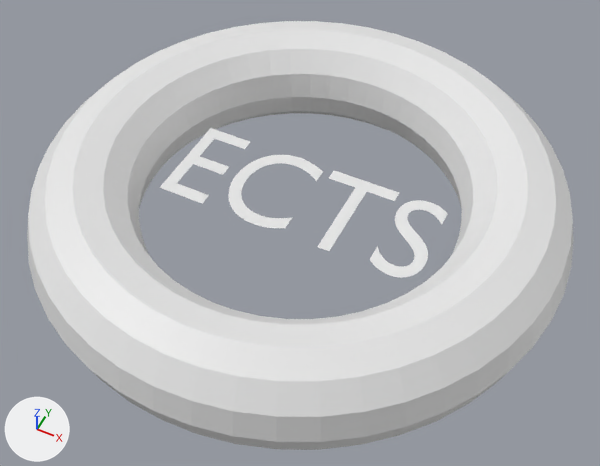
Renders of the FBX model ECTSSpinner/Assets/ECTS.fbx from each side of a commit.
One viewpoint serves both versions: a 50 mm lens placed at (1.22, -2.43, 2.8), pointed at (0.05, -0.11, -0.11). Every picture has the same lights, and +X, +Y and +Z are marked at lower left.

Objects in the first picture: 'ECTS', 'Torus'.
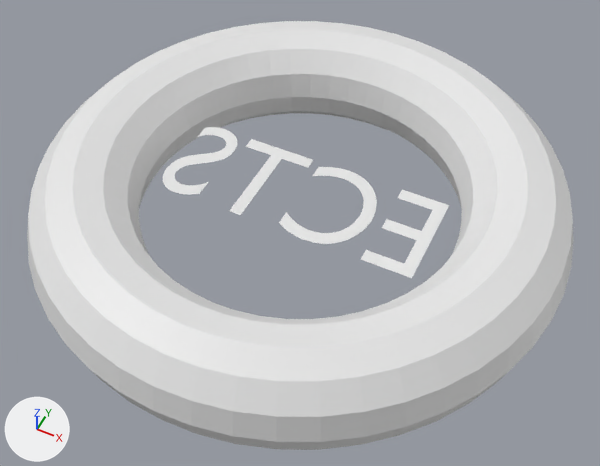
The newer file is also turned or shifted as a whole; pictures and numbers use the older file's frame.

Patch to the scene script:
```diff
--- a/ECTSSpinner/Assets/ECTS.fbx.py
+++ b/ECTSSpinner/Assets/ECTS.fbx.py
@@ ob_ects @@
 ob_ects = bpy.data.objects.new('ECTS', me_ects)
-ob_ects.location = (-0.676, -0.233, 0.0)
+ob_ects.location = (0.694, -0.238, 0.034)
+ob_ects.rotation_euler = (0.0, 3.142, 0.0074)  # degrees (0, 180, 0.4)
 ob_ects.scale = (0.6, 0.7, 0.7)
```

Pixel boxes (x1, y1, x2, y2) of what changed, in the pictures (600 x 466 px):
'ECTS', moved, turned
    before: (159, 128, 447, 278)
    after: (163, 127, 449, 278)
